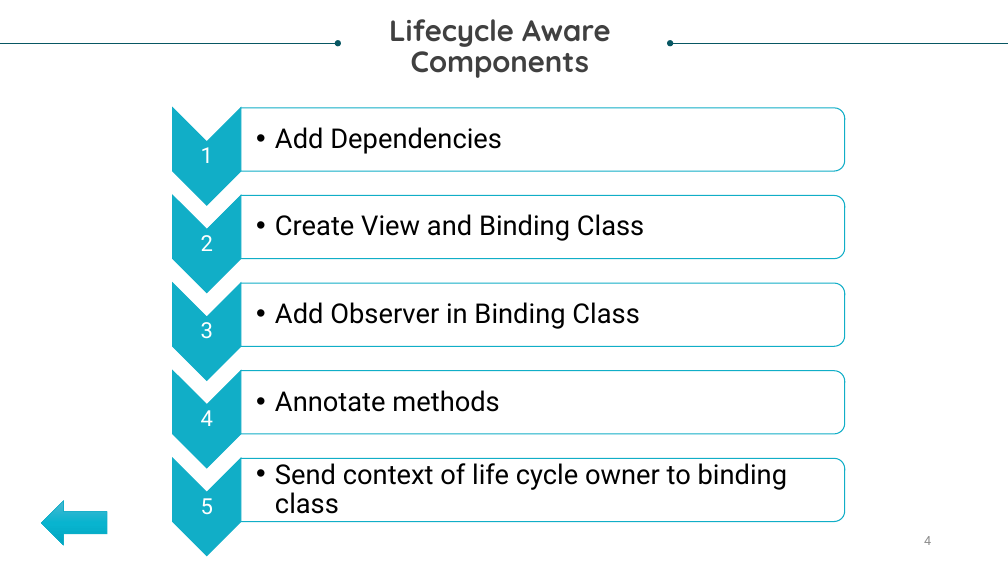
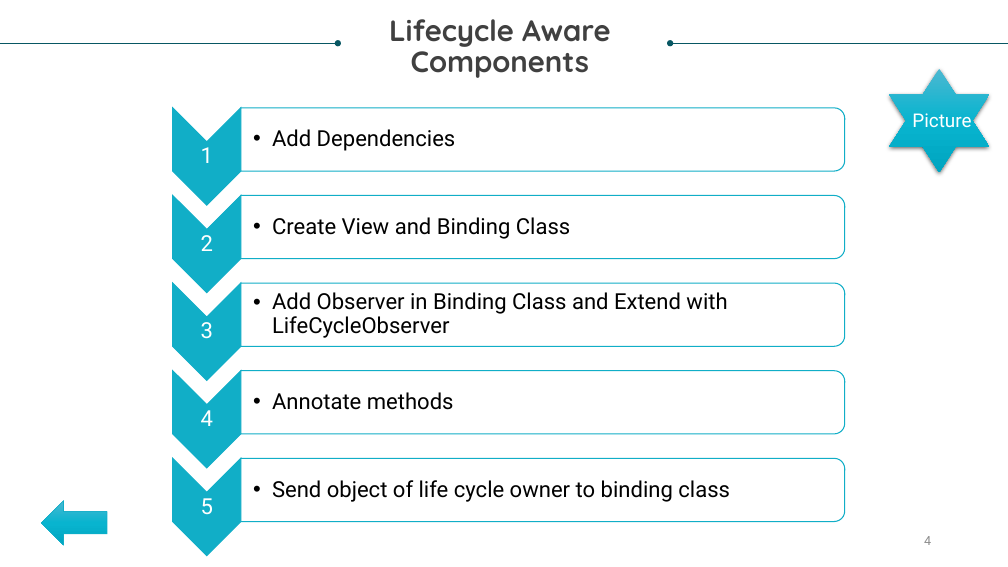
Before and after one commit to the-kool-sk/AndroidArchitectureComponents_Demo, a slide deck: slide 4 of Model – View - View Model.pptx. Drawn at 1008x567 pixels with LibreOffice and Linux fonts; fonts in the diff are those of the drawing. Boxes give left, top, right and bottom in pixels: in the first picture for what was removed or moved away, otherwise in the second. Text is boxed around its words. In the diff, an @@ line names an element or a change of style, - is before the commit and + after.

```diff
--- a/Model – View - View Model.pptx
+++ b/Model – View - View Model.pptx
@@ star added at box(889, 69, 989, 172), fill gradient #4CB9D1 to #08B5D0 to #00A6C0 @@
@@ text added at box(912, 113, 971, 127), 18 pt, text #FFFFFF @@
+Picture
@@ text at box(272, 292, 727, 338): text changed; size 26 to 21 pt @@
-  •• Add Observer in Binding Class
+  •• Add Observer in Binding Class and Extend with LifeCycleObserver
@@ size 26 to 21 pt in 3 elements at box(272, 129, 456, 151), box(272, 217, 570, 239), box(272, 392, 454, 410) @@
@@ text at box(272, 480, 730, 502): text changed; size 26 to 21 pt @@
-  •• Send context of life cycle owner to binding class
+  •• Send object of life cycle owner to binding class
```
Also in this commit, not shown: 1 other slide changed, 3 other files.
